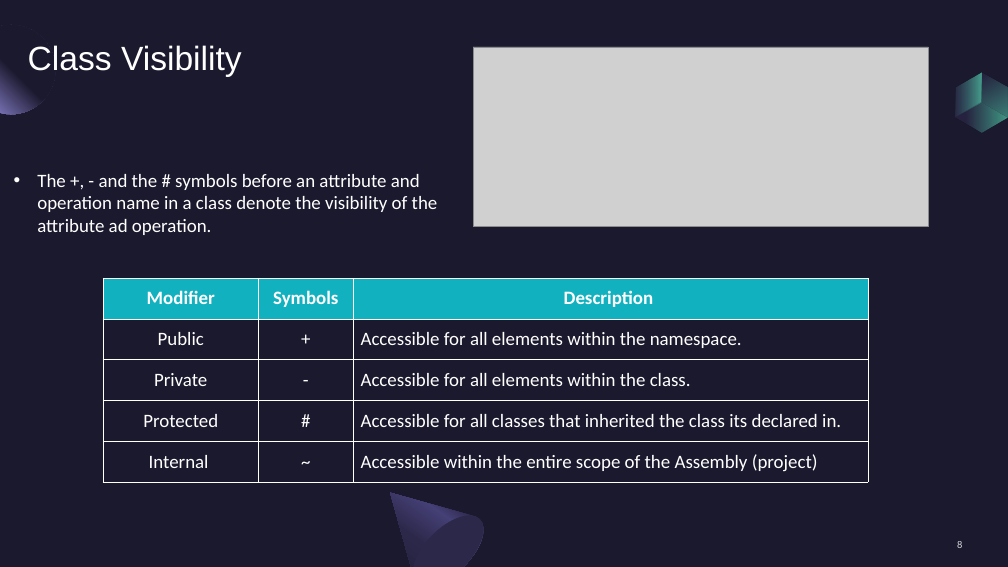
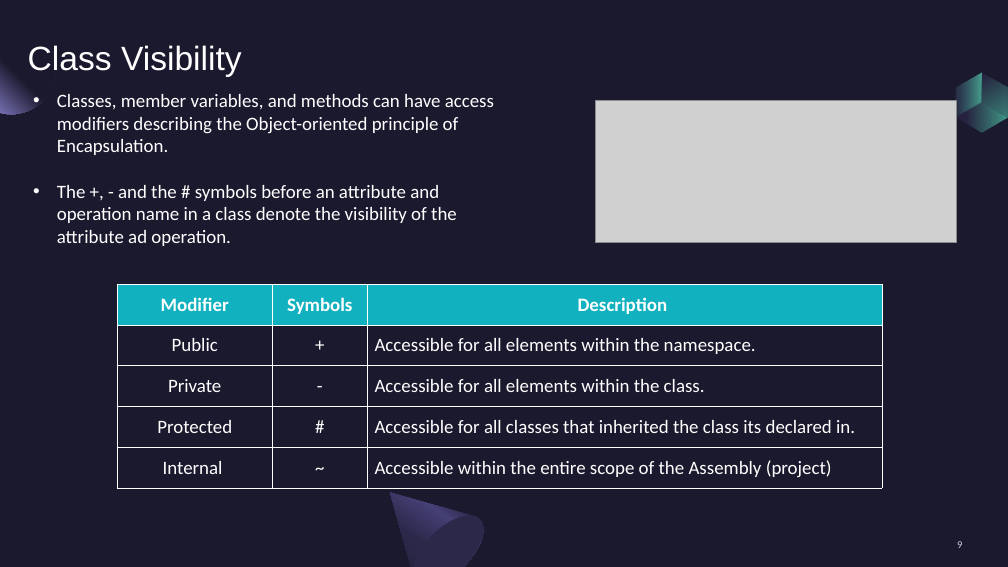
Before and after one commit to draidyn/ATMApplication, a slide deck: slide 9 of FinalPresentationClassDiagram.pptx (slide 8 before the commit). Drawn at 1008x567 pixels with LibreOffice and Linux fonts; fonts in the diff are those of the drawing; grey boxes stand for pictures. Boxes give left, top, right and bottom in pixels: in the first picture for what was removed or moved away, otherwise in the second. Text is boxed around its words. In the diff, an @@ line names an element or a change of style, - is before the commit and + after.

```diff
--- a/FinalPresentationClassDiagram.pptx
+++ b/FinalPresentationClassDiagram.pptx
@@ text "Classes, member variables, and methods ..." moved from (x1=37, y1=174, x2=438, y2=235) to (x1=57, y1=94, x2=494, y2=246) @@
@@ text at (x1=57, y1=94, x2=494, y2=155): paragraph added @@
+• Classes, member variables, and methods can have access modifiers describing the Object-oriented principle of Encapsulation.
@@ picture resized from (x1=473, y1=47, x2=929, y2=227) to (x1=595, y1=101, x2=957, y2=243) @@
@@ table moved from (x1=103, y1=278, x2=868, y2=482) to (x1=117, y1=284, x2=882, y2=488) @@
```
Also in this commit, not shown: 16 other slides changed, 7 slides added, 1 slide removed.
